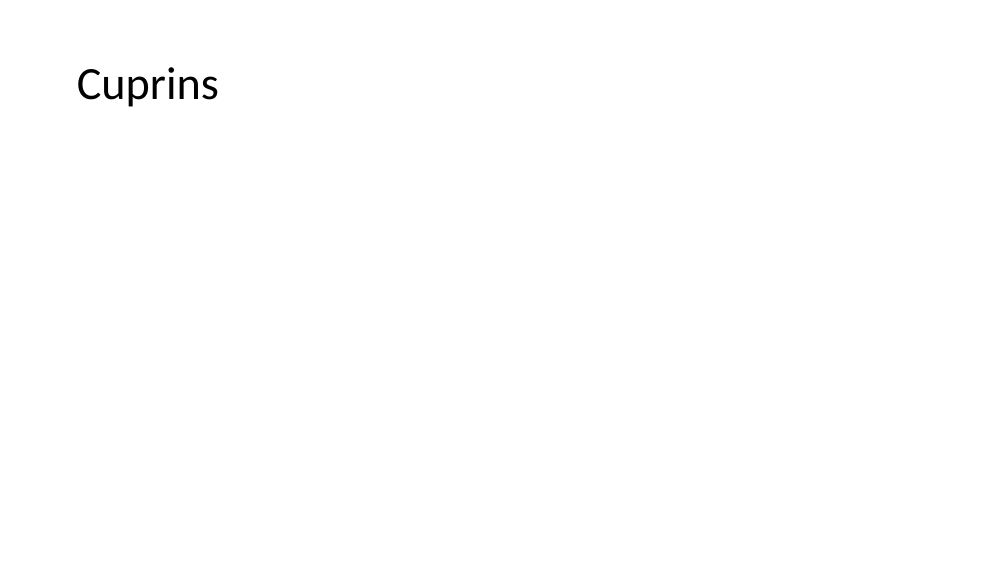
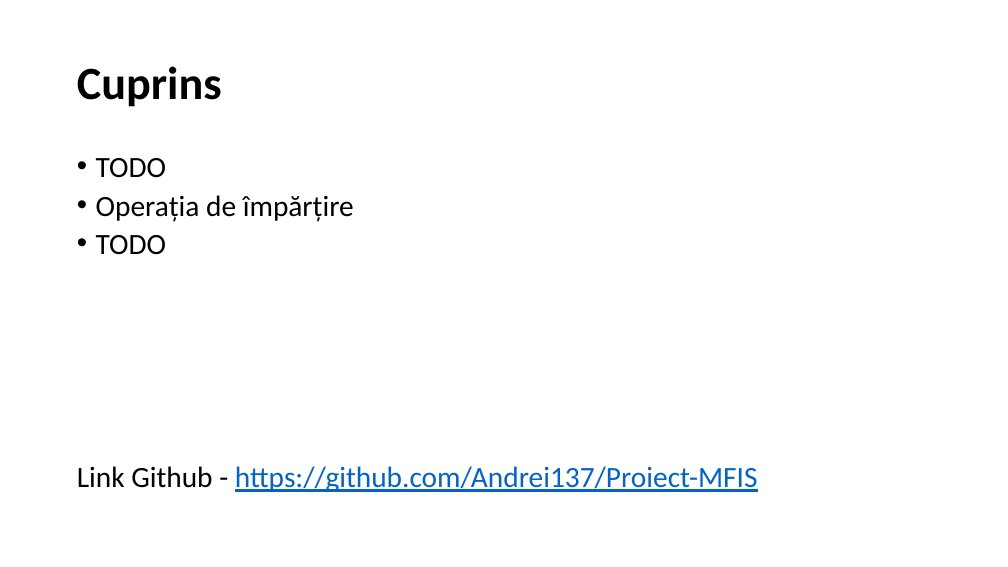
Before and after one commit to Andrei137/Proiect-MFIS, a slide deck: slide 2 of Formal verification of P Systems Using NuSMV .pptx. Drawn at 1008x567 pixels with LibreOffice and Linux fonts; fonts in the diff are those of the drawing. Boxes give left, top, right and bottom in pixels: in the first picture for what was removed or moved away, otherwise in the second. Text is boxed around its words. In the diff, an @@ line names an element or a change of style, - is before the commit and + after.

Commit message:
pptx

```diff
--- a/Formal verification of P Systems Using NuSMV .pptx
+++ b/Formal verification of P Systems Using NuSMV .pptx
@@ title "Cuprins" at box(77, 66, 222, 107): bold on @@
@@ text added at box(77, 158, 758, 492), 28 pt, text #0563C1, underline @@
+• TODO
+• Operația de împărțire
+• TODO
+Link Github - https://github.com/Andrei137/Proiect-MFIS
```
